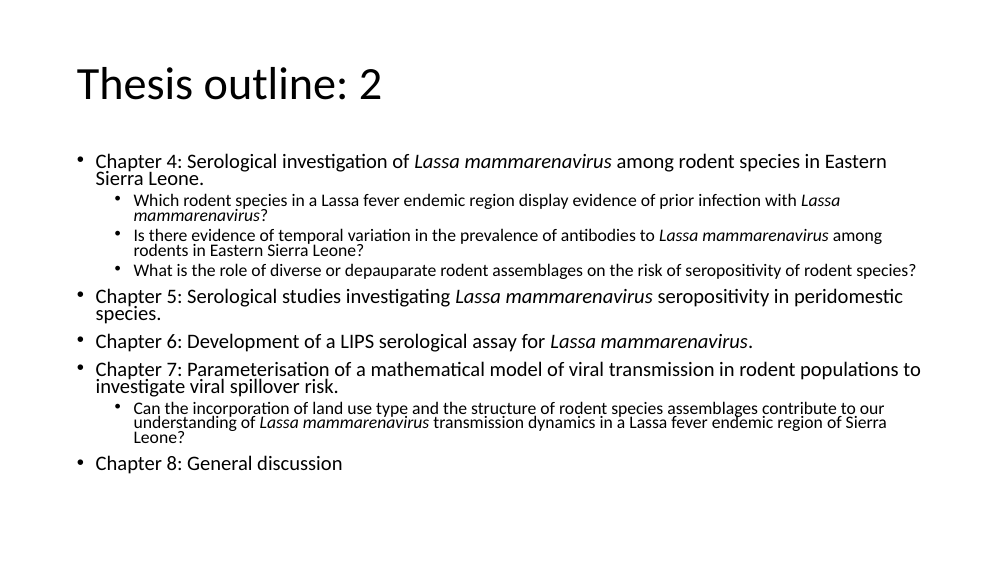
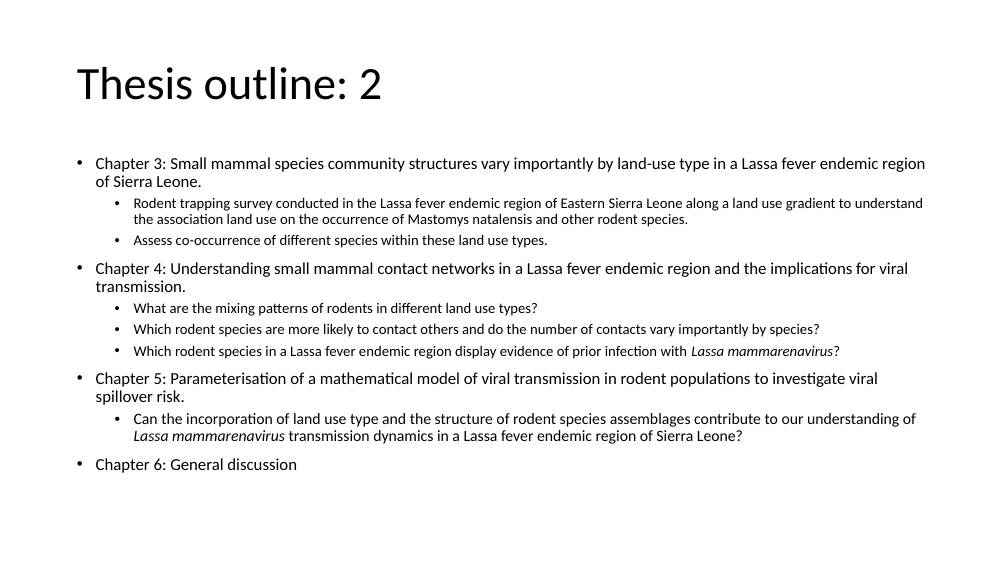
Before and after one commit to DidDrog11/phd_project, a slide deck: slide 3 of reports/supervisor_meeting_update/meeting_presentation_2022-10-27.pptx. Drawn at 1008x567 pixels with LibreOffice and Linux fonts; fonts in the diff are those of the drawing. Boxes give left, top, right and bottom in pixels: in the first picture for what was removed or moved away, otherwise in the second. Text is boxed around its words. In the diff, an @@ line names an element or a change of style, - is before the commit and + after.

```diff
--- a/reports/supervisor_meeting_update/meeting_presentation_2022-10-27.pptx
+++ b/reports/supervisor_meeting_update/meeting_presentation_2022-10-27.pptx
@@ text at <box>96,157,925,337</box>: text changed; size 19.6 to 14 pt @@
-• Chapter 4: Serological investigation of Lassa mammarenavirus among rodent species in Eastern Sierra Leone.
+• Chapter 3: Small mammal species community structures vary importantly by land-use type in a Lassa fever endemic region of Sierra Leone.
+  • Rodent trapping survey conducted in the Lassa fever endemic region of Eastern Sierra Leone along a land use gradient to understand the association land use on the occurrence of Mastomys natalensis and other rodent species.
+  • Assess co-occurrence of different species within these land use types.
+• Chapter 4: Understanding small mammal contact networks in a Lassa fever endemic region and the implications for viral transmission.
+  • What are the mixing patterns of rodents in different land use types?
+  • Which rodent species are more likely to contact others and do the number of contacts vary importantly by species?
@@ text at <box>134,345,916,444</box>: size 16.8 to 14 pt in "Which rodent species in a Lassa fever ..."; size 16.8 to 15 pt in "Can the incorporation of land use type ..."; line spacing 0.7 to 0.9 @@
@@ text at <box>96,372,878,405</box>: text changed; size 19.6 to 16 pt @@
-  • Is there evidence of temporal variation in the prevalence of antibodies to Lassa mammarenavirus among rodents in Eastern Sierra Leone?
-  • What is the role of diverse or depauparate rodent assemblages on the risk of seropositivity of rodent species?
-• Chapter 5: Serological studies investigating Lassa mammarenavirus seropositivity in peridomestic species.
-• Chapter 6: Development of a LIPS serological assay for Lassa mammarenavirus.
-• Chapter 7: Parameterisation of a mathematical model of viral transmission in rodent populations to investigate viral spillover risk.
+• Chapter 5: Parameterisation of a mathematical model of viral transmission in rodent populations to investigate viral spillover risk.
@@ text at <box>96,458,297,473</box>: text changed; size 19.6 to 16 pt @@
-• Chapter 8: General discussion
+• Chapter 6: General discussion
```
Also in this commit, not shown: 4 other slides changed, 5 slides added, 2 slides removed, 1 other file.
